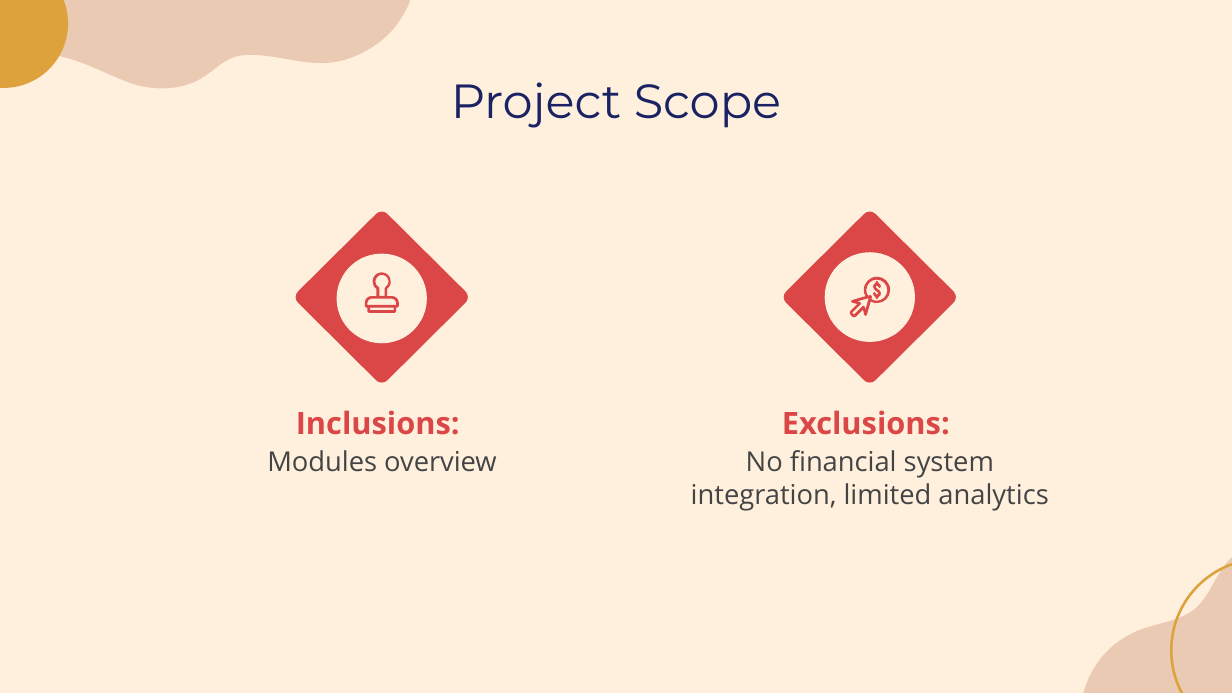
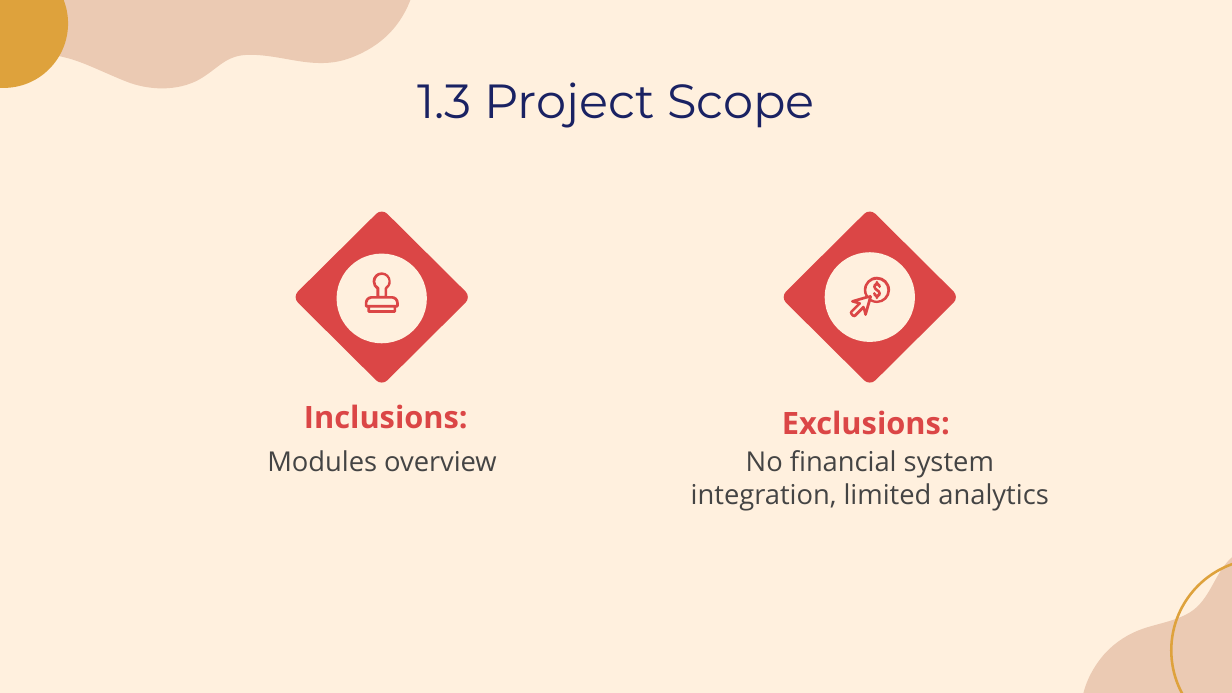
Before and after one commit to laibabintatahir/SRS-HMS, a slide deck: slide 4 of SRS.pptx. Drawn at 1232x693 pixels with LibreOffice and Linux fonts; fonts in the diff are those of the drawing. Boxes give left, top, right and bottom in pixels: in the first picture for what was removed or moved away, otherwise in the second. Text is boxed around its words. In the diff, an @@ line names an element or a change of style, - is before the commit and + after.

```diff
--- a/SRS.pptx
+++ b/SRS.pptx
@@ title at [417,82,814,128]: text changed @@
-Project Scope
+1.3 Project Scope
@@ subtitle "Inclusions:": place and size @@
-subtitle "Inclusions:" at [296,410,460,435]
+subtitle "Inclusions:" at [304,404,468,429]
```
Also in this commit, not shown: 14 other slides changed, 9 slides removed.
